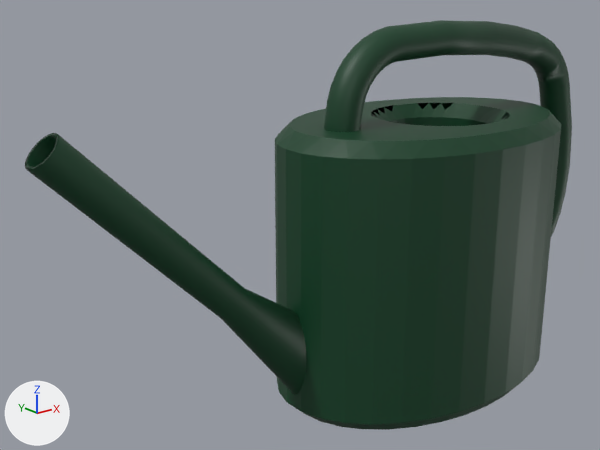
A saved change to the glTF model models/gieter.glb.
One viewpoint serves both versions: a 50 mm lens placed at (-0.546, -0.506, 0.253), pointed at (-0.115, 0.034, 0.038). The axes (+X, +Y, +Z) are drawn at lower left. The lights are the same throughout. Where no turn or scale is listed for an object, it has been applied to the vertices.
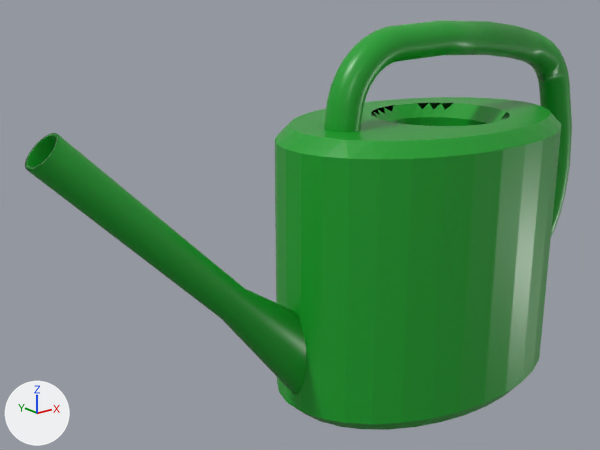
The edits, one by one:
Material 'Material.001' (mat_material_001) changes colour from dark green #073f23 to green #18a02b; in linear values from (0.00208, 0.0495, 0.017) to (0.00932, 0.351, 0.0237).
In material 'Material.001' (mat_material_001), roughness goes from 0.503 to 0.354.

Where the change shows, as pixel boxes (x1, y1, x2, y2) in the pictures (600 x 450 px):
'Cylinder.004', recoloured, surface changed: (275, 97, 561, 430) in both
'Cylinder.001', recoloured, surface changed: (25, 133, 306, 395) in both
'Cylinder.002', recoloured, surface changed: (324, 20, 572, 237) in both
